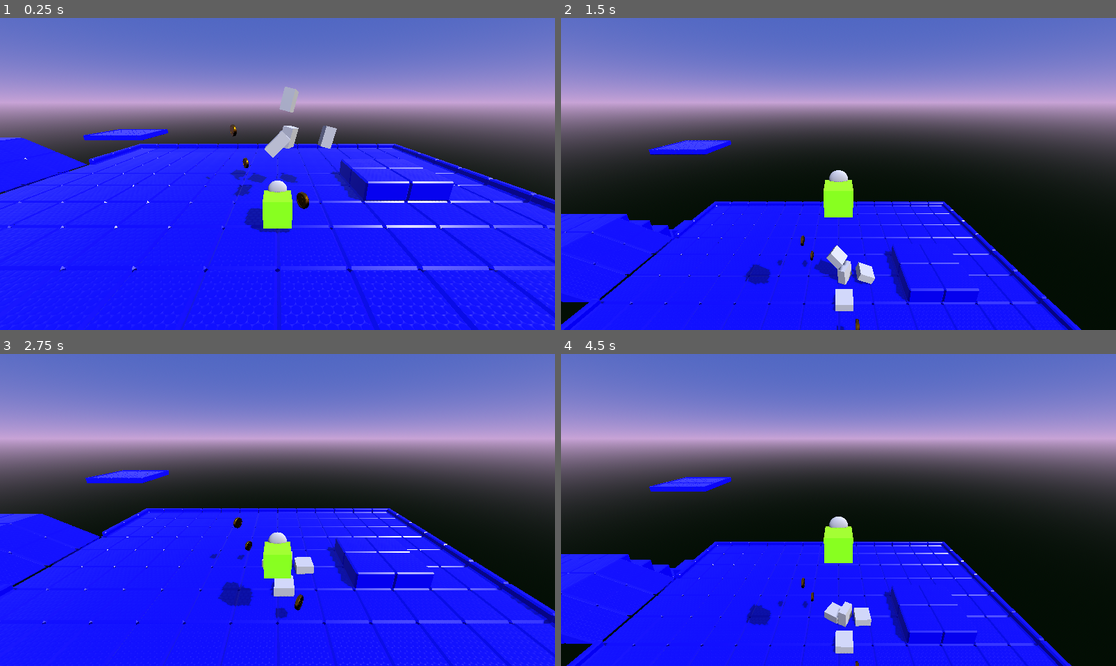
Above: before the commit, frames 1-4 (two rows, left to right).
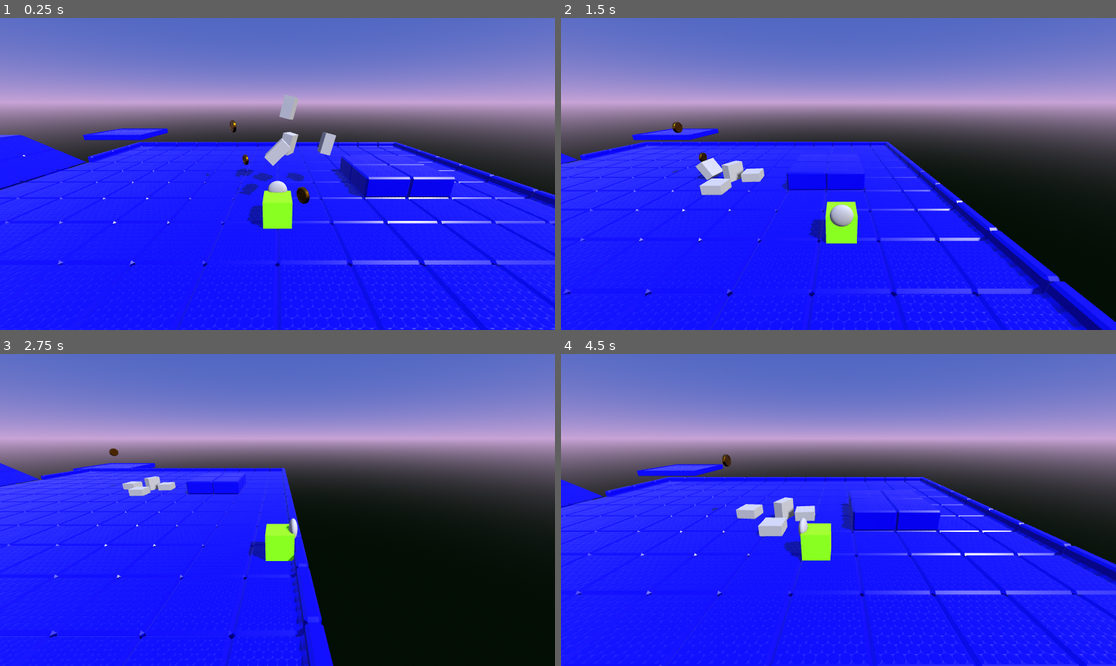
Above: after the commit, the same moments.

Repository: AlBaash247/born-cg-platformer
Game: Godot game, scene res://level_1.tscn
Two runs of this game, one before a commit and one after it. Both use one fixed random seed, a clock stepped at 60 frames per second and the inputs below. The engine's default icon, where the game draws it, is replaced by a stand-in: a white triangle on a blue panel in a dark square.
Inputs:
- Up to frame 1 (0.25 s): no input
- Up to frame 2 (1.5 s): tap Enter (ui_accept) at 0.5, 0.77 s; hold D (ui_right, bound only after the commit) 0.53-1.28 s; hold S (ui_down, bound only after the commit) from 1.28 s (still down)
- Up to frame 3 (2.75 s): tap Enter (ui_accept) at 1.52 s; release S (ui_down, bound only after the commit) at 2.03 s; hold D (ui_right, bound only after the commit) from 2.03 s (still down)
- Up to frame 4 (4.5 s): release D (ui_right, bound only after the commit) at 2.78 s; hold W (ui_up, bound only after the commit) 2.78-3.53 s; tap Enter (ui_accept) at 3.02, 3.77 s; hold A (ui_left, bound only after the commit) from 3.53 s (still down)

The runs differ from the first frame. In frame 1, 9.2% of the frame differs, in the area x 0-100%, y 22-100%; in frame 2, 22%; in frame 3, 28%; in frame 4, 29%, in the area x 0-100%, y 32-100%.

Commit message:
# cam + player controls + optmize

Diff:
--- a/project.godot
+++ b/project.godot
@@ -14,3 +14,52 @@
 run/main_scene="uid://it8eaqtteokd"
 config/features=PackedStringArray("4.5", "Forward Plus")
 config/icon="res://icon.svg"
+
+[input]
+
+ui_left={
+"deadzone": 0.5,
+"events": [Object(InputEventKey,"resource_local_to_scene":false,"resource_name":"","device":-1,"window_id":0,"alt_pressed":false,"shift_pressed":false,"ctrl_pressed":false,"meta_pressed":false,"pressed":false,"keycode":65,"physical_keycode":0,"key_label":0,"unicode":97,"location":0,"echo":false,"script":null)
+, Object(InputEventJoypadButton,"resource_local_to_scene":false,"resource_name":"","device":0,"button_index":13,"pressure":0.0,"pressed":false,"script":null)
+, Object(InputEventJoypadMotion,"resource_local_to_scene":false,"resource_name":"","device":0,"axis":0,"axis_value":-1.0,"script":null)
+]
+}
+ui_right={
+"deadzone": 0.5,
+"events": [Object(InputEventKey,"resource_local_to_scene":false,"resource_name":"","device":-1,"window_id":0,"alt_pressed":false,"shift_pressed":false,"ctrl_pressed":false,"meta_pressed":false,"pressed":false,"keycode":68,"physical_keycode":0,"key_label":0,"unicode":100,"location":0,"echo":false,"script":null)
+, Object(InputEventJoypadButton,"resource_local_to_scene":false,"resource_name":"","device":0,"button_index":14,"pressure":0.0,"pressed":false,"script":null)
+, Object(InputEventJoypadMotion,"resource_local_to_scene":false,"resource_name":"","device":0,"axis":0,"axis_value":1.0,"script":null)
+]
+}
+ui_up={
+"deadzone": 0.5,
+"events": [Object(InputEventKey,"resource_local_to_scene":false,"resource_name":"","device":-1,"window_id":0,"alt_pressed":false,"shift_pressed":false,"ctrl_pressed":false,"meta_pressed":false,"pressed":false,"keycode":87,"physical_keycode":0,"key_label":0,"unicode":119,"location":0,"echo":false,"script":null)
+, Object(InputEventJoypadButton,"resource_local_to_scene":false,"resource_name":"","device":0,"button_index":11,"pressure":0.0,"pressed":false,"script":null)
+, Object(InputEventJoypadMotion,"resource_local_to_scene":false,"resource_name":"","device":0,"axis":1,"axis_value":-1.0,"script":null)
+]
+}
+ui_down={
+"deadzone": 0.5,
+"events": [Object(InputEventKey,"resource_local_to_scene":false,"resource_name":"","device":-1,"window_id":0,"alt_pressed":false,"shift_pressed":false,"ctrl_pressed":false,"meta_pressed":false,"pressed":false,"keycode":83,"physical_keycode":0,"key_label":0,"unicode":115,"location":0,"echo":false,"script":null)
+, Object(InputEventJoypadButton,"resource_local_to_scene":false,"resource_name":"","device":0,"button_index":12,"pressure":0.0,"pressed":false,"script":null)
+, Object(InputEventJoypadMotion,"resource_local_to_scene":false,"resource_name":"","device":0,"axis":1,"axis_value":1.0,"script":null)
+]
+}
+cam_left={
+"deadzone": 0.2,
+"events": [Object(InputEventKey,"resource_local_to_scene":false,"resource_name":"","device":-1,"window_id":0,"alt_pressed":false,"shift_pressed":false,"ctrl_pressed":false,"meta_pressed":false,"pressed":false,"keycode":0,"physical_keycode":4194319,"key_label":0,"unicode":0,"location":0,"echo":false,"script":null)
+]
+}
+cam_right={
+"deadzone": 0.2,
+"events": [Object(InputEventKey,"resource_local_to_scene":false,"resource_name":"","device":-1,"window_id":0,"alt_pressed":false,"shift_pressed":false,"ctrl_pressed":false,"meta_pressed":false,"pressed":false,"keycode":0,"physical_keycode":4194321,"key_label":0,"unicode":0,"location":0,"echo":false,"script":null)
+]
+}
+
+[physics]
+
+3d/default_gravity=28.0
+
+[rendering]
+
+anti_aliasing/quality/msaa_3d=1
